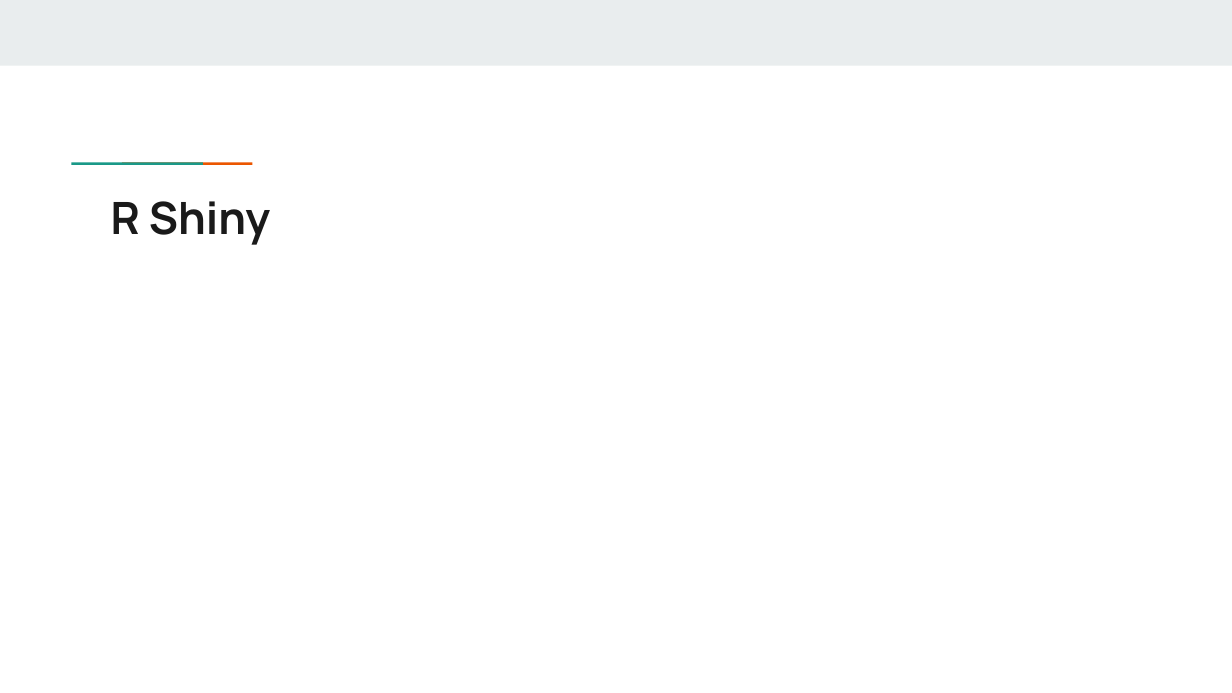
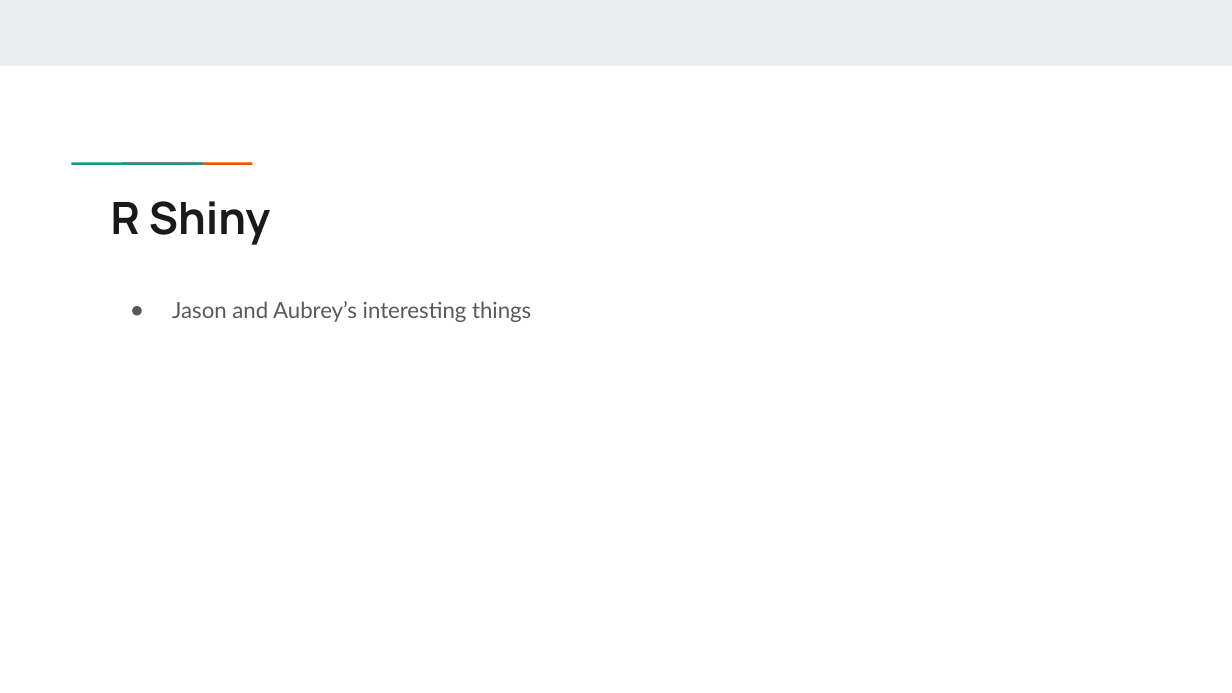
Before and after one commit to JViehman/NationalParks, a slide deck: slide 7 of Presentations/Presentation04.pptx. Drawn at 1232x693 pixels with LibreOffice and Linux fonts; fonts in the diff are those of the drawing. Boxes give left, top, right and bottom in pixels: in the first picture for what was removed or moved away, otherwise in the second. Text is boxed around its words. In the diff, an @@ line names an element or a change of style, - is before the commit and + after.

```diff
--- a/Presentations/Presentation04.pptx
+++ b/Presentations/Presentation04.pptx
@@ text added at (x1=172, y1=301, x2=531, y2=322), 13 pt, text #595959 @@
+● Jason and Aubrey’s interesting things
```
Also in this commit, not shown: 5 other slides changed.
